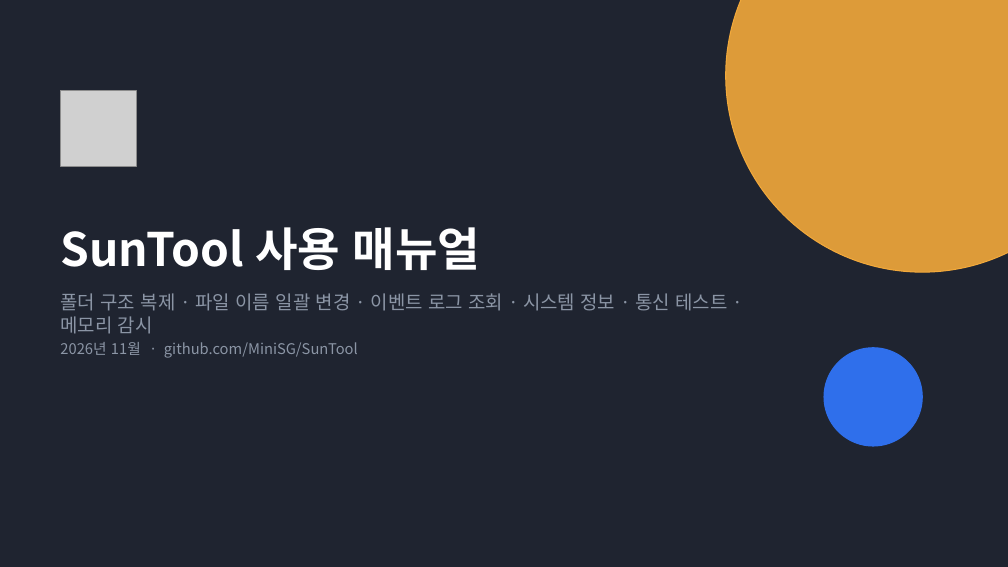
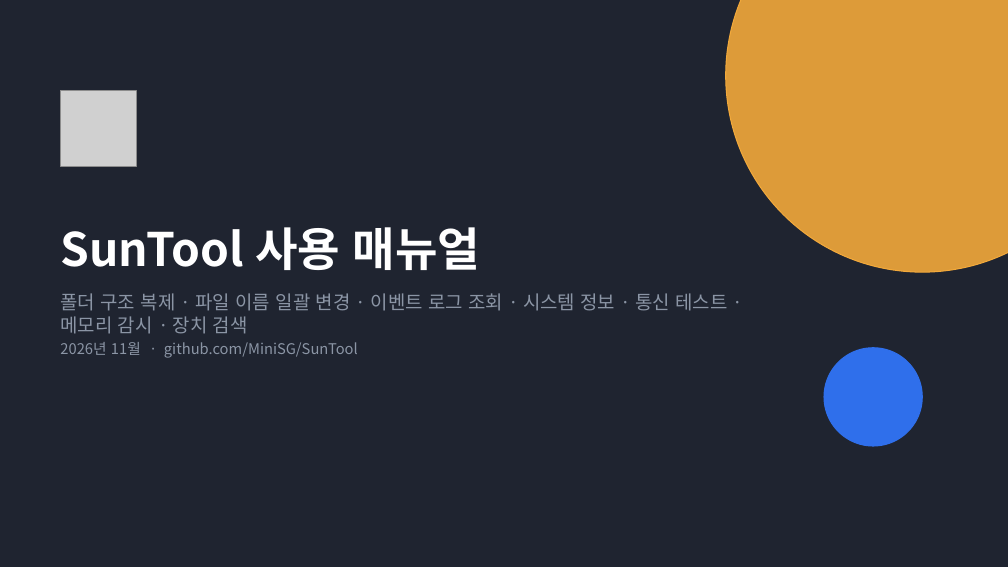
Before and after one commit to MiniSG/SunTool, a slide deck: slide 1 of docs/SunTool_사용매뉴얼.pptx. Drawn at 1008x567 pixels with LibreOffice and Linux fonts; fonts in the diff are those of the drawing; grey boxes stand for pictures. Boxes give left, top, right and bottom in pixels: in the first picture for what was removed or moved away, otherwise in the second. Text is boxed around its words. In the diff, an @@ line names an element or a change of style, - is before the commit and + after.

```diff
--- a/docs/SunTool_사용매뉴얼.pptx
+++ b/docs/SunTool_사용매뉴얼.pptx
@@ text at [60, 293, 727, 334]: text changed @@
-폴더 구조 복제 · 파일 이름 일괄 변경 · 이벤트 로그 조회 · 시스템 정보 · 통신 테스트 · 메모리 감시
+폴더 구조 복제 · 파일 이름 일괄 변경 · 이벤트 로그 조회 · 시스템 정보 · 통신 테스트 · 메모리 감시 · 장치 검색
```
Also in this commit, not shown: 12 other slides changed, 2 slides added, 4 other files.
